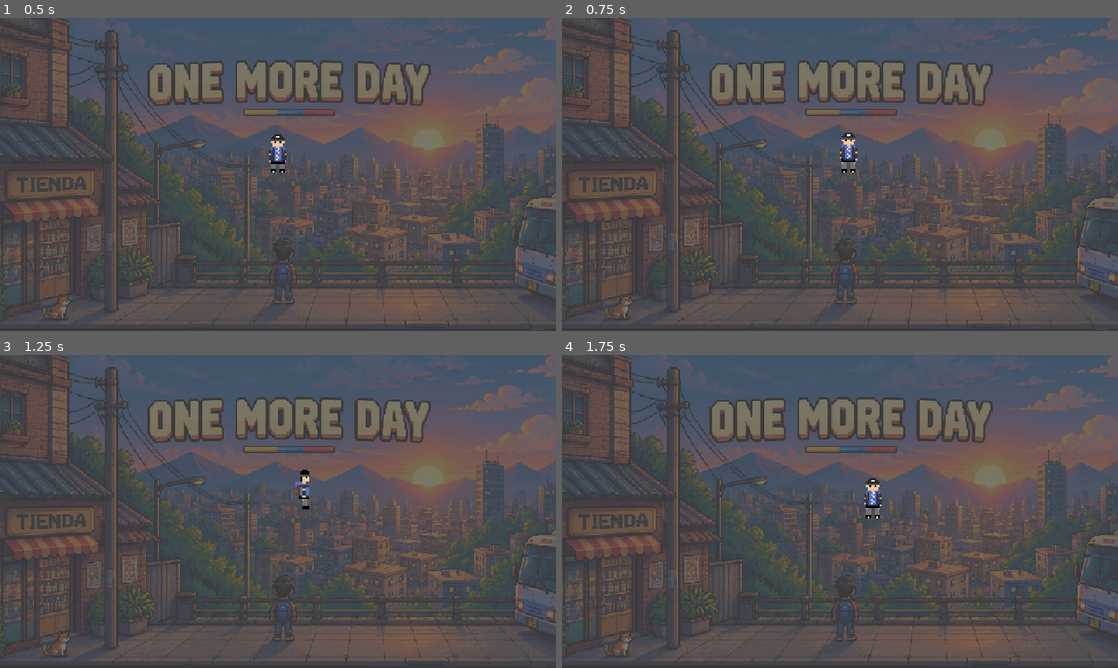
Above: before the commit, frames 1-4 (two rows, left to right).
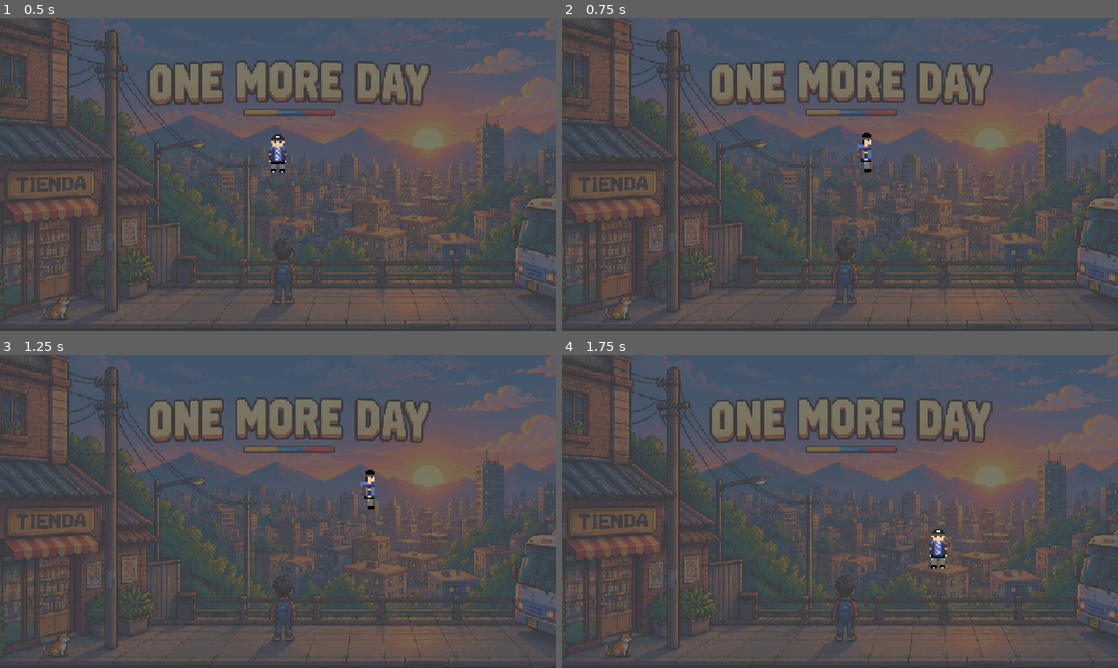
Above: after the commit, the same moments.

Repository: SebeNn74/OneMoreDay_Game
Game: Godot game, scene res://scenes/main.tscn
The game is run twice, just before and just after one commit, with the same random seed, the same clock (stepped at 60 frames per second) and the same inputs.
Inputs:
- Up to frame 1 (0.5 s): no input
- Up to frame 2 (0.75 s): tap Enter at 0.5 s; hold D (move_right) from 0.53 s (still down); tap E (interact) at 0.6 s
- Up to frame 3 (1.25 s): keep holding D (move_right)
- Up to frame 4 (1.75 s): release D (move_right) at 1.28 s; hold S (move_down) from 1.28 s (still down); tap E (interact) at 1.35 s

Frame 1 is identical in both runs. In frame 2, 0.5% of the frame differs, in the area x 50-56%, y 36-50%; in frame 3, 0.4%; in frame 4, 0.6%, in the area x 54-70%, y 39-69%.

Commit message:
P1-06: interaction system (Interactable, detector, prompt)

Diff:
--- /dev/null
+++ b/assets/ui/main_theme.tres
@@ -0,0 +1,7 @@
+[gd_resource type="Theme" format=3 uid="uid://dbixaemiv65ma"]
+
+[ext_resource type="FontFile" uid="uid://818gqshrfvv" path="res://assets/ui/fonts/PixelOperator.ttf" id="1_cstew"]
+
+[resource]
+default_font = ExtResource("1_cstew")
+default_font_size = 16
--- a/project.godot
+++ b/project.godot
@@ -29,6 +29,10 @@
 window/size/window_height_override=720
 window/stretch/mode="viewport"
 window/stretch/scale_mode="integer"
+
+[gui]
+
+theme/custom="uid://dbixaemiv65ma"
 
 [input]
 
--- /dev/null
+++ b/scenes/dev/collision_test.gd
@@ -0,0 +1,8 @@
+extends Node2D
+## TEMPORARY test scene for collisions and interaction.
+
+
+func _ready() -> void:
+	EventBus.player_interacted.connect(
+		func(target: Node) -> void: print("Interacted with: ", target.name)
+	)
--- a/scenes/dev/collision_test.tscn
+++ b/scenes/dev/collision_test.tscn
@@ -1,9 +1,11 @@
 [gd_scene format=3 uid="uid://e7o6t3jamvkn"]
 
+[ext_resource type="Script" uid="uid://d0i8qvwkjw5fi" path="res://scenes/dev/collision_test.gd" id="1_0lwg0"]
 [ext_resource type="PackedScene" uid="uid://cboxg6iymy0vu" path="res://scenes/player/player.tscn" id="1_gc30b"]
+[ext_resource type="Script" uid="uid://dy2eq7aiha30l" path="res://scripts/interactables/interactable.gd" id="1_omkkw"]
 
 [sub_resource type="RectangleShape2D" id="RectangleShape2D_r5iys"]
-size = Vector2(640, 75)
+size = Vector2(640, 80)
 
 [sub_resource type="RectangleShape2D" id="RectangleShape2D_ojbw0"]
 size = Vector2(640, 16)
@@ -20,7 +22,14 @@
 [sub_resource type="RectangleShape2D" id="RectangleShape2D_63e20"]
 size = Vector2(32, 64)
 
+[sub_resource type="RectangleShape2D" id="RectangleShape2D_jkcmg"]
+size = Vector2(32, 32)
+
+[sub_resource type="RectangleShape2D" id="RectangleShape2D_itg82"]
+size = Vector2(32, 32)
+
 [node name="CollisionTest" type="Node2D" unique_id=437128575]
+script = ExtResource("1_0lwg0")
 
 [node name="Floor" type="ColorRect" parent="." unique_id=1707397876]
 offset_right = 640.0
@@ -55,5 +64,37 @@
 position = Vector2(440, 240)
 shape = SubResource("RectangleShape2D_63e20")
 
+[node name="Phone" type="Area2D" parent="." unique_id=1268861775]
+position = Vector2(520, 110)
+script = ExtResource("1_omkkw")
+action_text = "Revisar celular"
+metadata/_custom_type_script = "uid://dy2eq7aiha30l"
+
+[node name="CollisionShape2D" type="CollisionShape2D" parent="Phone" unique_id=827336436]
+shape = SubResource("RectangleShape2D_jkcmg")
+
+[node name="ColorRect" type="ColorRect" parent="Phone" unique_id=729189323]
+offset_right = 32.0
+offset_bottom = 32.0
+offset_transform_enabled = true
+offset_transform_position = Vector2(-16, -16)
+color = Color(1, 0.8156863, 0.20392157, 1)
+
+[node name="Fridge" type="Area2D" parent="." unique_id=1051510198]
+position = Vector2(110, 290)
+script = ExtResource("1_omkkw")
+action_text = "Abrir nevera"
+metadata/_custom_type_script = "uid://dy2eq7aiha30l"
+
+[node name="CollisionShape2D" type="CollisionShape2D" parent="Fridge" unique_id=865670515]
+shape = SubResource("RectangleShape2D_itg82")
+
+[node name="ColorRect" type="ColorRect" parent="Fridge" unique_id=1613292267]
+offset_left = -16.0
+offset_top = -16.0
+offset_right = 16.0
+offset_bottom = 16.0
+color = Color(0.82831794, 0.12082759, 0.29067323, 1)
+
 [node name="Player" parent="." unique_id=773780192 instance=ExtResource("1_gc30b")]
 position = Vector2(320, 180)
--- a/scenes/player/player.tscn
+++ b/scenes/player/player.tscn
@@ -5,9 +5,14 @@
 [ext_resource type="SpriteFrames" uid="uid://d3nlkt2l3o0xl" path="res://assets/sprites/player/player_sprite_frames.tres" id="3_gmlin"]
 [ext_resource type="Script" uid="uid://bjmt6ct2f6ibc" path="res://scripts/player/player_animator.gd" id="4_p47bc"]
 [ext_resource type="Script" uid="uid://46bfw8t6lhgi" path="res://scripts/player/player_state_machine.gd" id="5_75vfm"]
+[ext_resource type="Script" uid="uid://b3uvto2sb7474" path="res://scripts/interactables/interaction_detector.gd" id="6_0owmy"]
+[ext_resource type="Script" uid="uid://c58qsb07ka087" path="res://scripts/interactables/interaction_promt.gd" id="7_qek5x"]
 
 [sub_resource type="RectangleShape2D" id="RectangleShape2D_r5iys"]
 size = Vector2(20, 12)
+
+[sub_resource type="RectangleShape2D" id="RectangleShape2D_ojbw0"]
+size = Vector2(24, 24)
 
 [node name="Player" type="CharacterBody2D" unique_id=773780192]
 motion_mode = 1
@@ -27,3 +32,21 @@
 
 [node name="StateMachine" type="Node" parent="." unique_id=878764065]
 script = ExtResource("5_75vfm")
+
+[node name="InteractionDetector" type="Area2D" parent="." unique_id=2073024540]
+script = ExtResource("6_0owmy")
+metadata/_custom_type_script = "uid://b3uvto2sb7474"
+
+[node name="CollisionShape2D" type="CollisionShape2D" parent="InteractionDetector" unique_id=739248011]
+shape = SubResource("RectangleShape2D_ojbw0")
+
+[node name="InteractionPrompt" type="Node2D" parent="." unique_id=450143401]
+script = ExtResource("7_qek5x")
+metadata/_custom_type_script = "uid://c58qsb07ka087"
+
+[node name="Label" type="Label" parent="InteractionPrompt" unique_id=1414374700]
+offset_right = 40.0
+offset_bottom = 23.0
+theme_override_colors/font_color = Color(1, 1, 1, 1)
+theme_override_constants/outline_size = 2
+text = "[E]"
--- /dev/null
+++ b/scripts/interactables/interactable.gd
@@ -0,0 +1,37 @@
+class_name Interactable
+extends Area2D
+## Base class for anything the player can interact with (bed, phone, NPC...).
+## To add behavior, extend this class and override _on_interact().
+
+## Emitted when the player interacts with this object.
+signal interacted(interactor: Node)
+
+@export var enabled: bool = true
+## Action shown in the prompt (player-visible, Spanish). Example: "Revisar celular".
+@export var action_text: String = ""
+## Where the prompt appears, relative to this node.
+@export var prompt_offset: Vector2 = Vector2(0.0, -32.0)
+
+
+func _ready() -> void:
+	# Set in code so a wrong Inspector value cannot break detection.
+	collision_layer = PhysicsLayers.INTERACTABLES
+	collision_mask = 0
+	monitoring = false
+
+
+func is_available() -> bool:
+	return enabled
+
+
+func interact(interactor: Node) -> void:
+	if not is_available():
+		return
+	_on_interact(interactor)
+	interacted.emit(interactor)
+	EventBus.player_interacted.emit(self)
+
+
+## Override in subclasses.
+func _on_interact(_interactor: Node) -> void:
+	pass
--- /dev/null
+++ b/scripts/interactables/interaction_detector.gd
@@ -0,0 +1,59 @@
+class_name InteractionDetector
+extends Area2D
+## Finds the closest Interactable in front of the player.
+## Child of Player; its position follows the facing direction (see face()).
+
+## Emitted when the focused target changes. [param target] is null when none.
+signal focus_changed(target: Interactable)
+
+## Distance from the body center to the detector center, in pixels.
+@export var reach: float = 16.0
+## Body center relative to the player's origin (the feet).
+@export var body_center_offset: Vector2 = Vector2(0.0, -12.0)
+
+var current_target: Interactable
+
+
+func _ready() -> void:
+	collision_layer = 0
+	collision_mask = PhysicsLayers.INTERACTABLES
+
+
+func _physics_process(_delta: float) -> void:
+	_set_target(_find_closest_target())
+
+
+## Moves the detector in front of the player.
+func face(direction: Vector2) -> void:
+	position = body_center_offset + direction * reach
+
+
+## Interacts with the focused target. Returns false if there is none.
+func interact(interactor: Node) -> bool:
+	if current_target == null:
+		return false
+	current_target.interact(interactor)
+	return true
+
+
+func _find_closest_target() -> Interactable:
+	var closest: Interactable = null
+	var closest_distance: float = INF
+
+	for area: Area2D in get_overlapping_areas():
+		var candidate: Interactable = area as Interactable
+		if candidate == null or not candidate.is_available():
+			continue
+		var distance: float = global_position.distance_squared_to(candidate.global_position)
+		if distance < closest_distance:
+			closest = candidate
+			closest_distance = distance
+
+	return closest
+
+
+func _set_target(new_target: Interactable) -> void:
+	if new_target == current_target:
+		return
+	current_target = new_target
+	focus_changed.emit(current_target)
--- /dev/null
+++ b/scripts/interactables/interaction_promt.gd
@@ -0,0 +1,32 @@
+class_name InteractionPrompt
+extends Node2D
+## Floating "[E] action" hint above the interactable in focus.
+
+const KEY_LABEL: String = "E"
+const DRAW_ORDER: int = 100
+
+@onready var _label: Label = $Label
+
+
+func _ready() -> void:
+	top_level = true  # Ignore the player's position and scale.
+	z_index = DRAW_ORDER
+	hide()
+
+
+func on_focus_changed(target: Interactable) -> void:
+	if target == null:
+		hide()
+		return
+
+	_label.text = _build_text(target.action_text)
+	_label.reset_size()
+	_label.position = -_label.size / 2.0  # Center the text on the node.
+	global_position = target.global_position + target.prompt_offset
+	show()
+
+
+func _build_text(action_text: String) -> String:
+	if action_text.is_empty():
+		return "[%s]" % KEY_LABEL
+	return "[%s] %s" % [KEY_LABEL, action_text]
--- a/scripts/player/player.gd
+++ b/scripts/player/player.gd
@@ -11,13 +11,18 @@
 
 @onready var state_machine: PlayerStateMachine = $StateMachine
 @onready var animator: PlayerAnimator = $Animator
+@onready var interaction_detector: InteractionDetector = $InteractionDetector
+@onready var interaction_prompt: InteractionPrompt = $InteractionPrompt
 
 
 func _ready() -> void:
 	assert(movement_config != null, "Player: movement_config is not assigned.")
 	state_machine.state_changed.connect(animator.on_state_changed)
+	animator.one_shot_finished.connect(state_machine.finish_one_shot)
 	facing_changed.connect(animator.on_facing_changed)
-	animator.one_shot_finished.connect(state_machine.finish_one_shot)
+	facing_changed.connect(interaction_detector.face)
+	interaction_detector.focus_changed.connect(interaction_prompt.on_focus_changed)
+	interaction_detector.face(facing_direction)
 
 
 func _physics_process(_delta: float) -> void:
@@ -30,9 +35,15 @@
 	_move(input_direction)
 
 
-# TEMPORARY: P1-06 will replace this with the interaction detector.
 func _unhandled_input(event: InputEvent) -> void:
 	if event.is_action_pressed(InputActions.INTERACT):
+		_try_interact()
+
+
+func _try_interact() -> void:
+	if state_machine.is_locked():
+		return
+	if interaction_detector.interact(self):
 		state_machine.request_one_shot(PlayerState.Type.INTERACT)
 
 
--- /dev/null
+++ b/scripts/utils/physics_layers.gd
@@ -0,0 +1,8 @@
+class_name PhysicsLayers
+extends RefCounted
+## Bit masks of the 2D physics layers.
+
+const WORLD: int = 1 << 0
+const PLAYER: int = 1 << 1
+const INTERACTABLES: int = 1 << 2
+const HOSTILES: int = 1 << 3
Binary file added: assets/ui/fonts/PixelOperator.ttf
Not shown, added: assets/ui/fonts/PixelOperator.ttf.import
Not shown, added: scenes/dev/collision_test.gd.uid
Not shown, added: scripts/interactables/interactable.gd.uid
Not shown, added: scripts/interactables/interaction_detector.gd.uid
Not shown, added: scripts/interactables/interaction_promt.gd.uid
Not shown, added: scripts/utils/physics_layers.gd.uid
